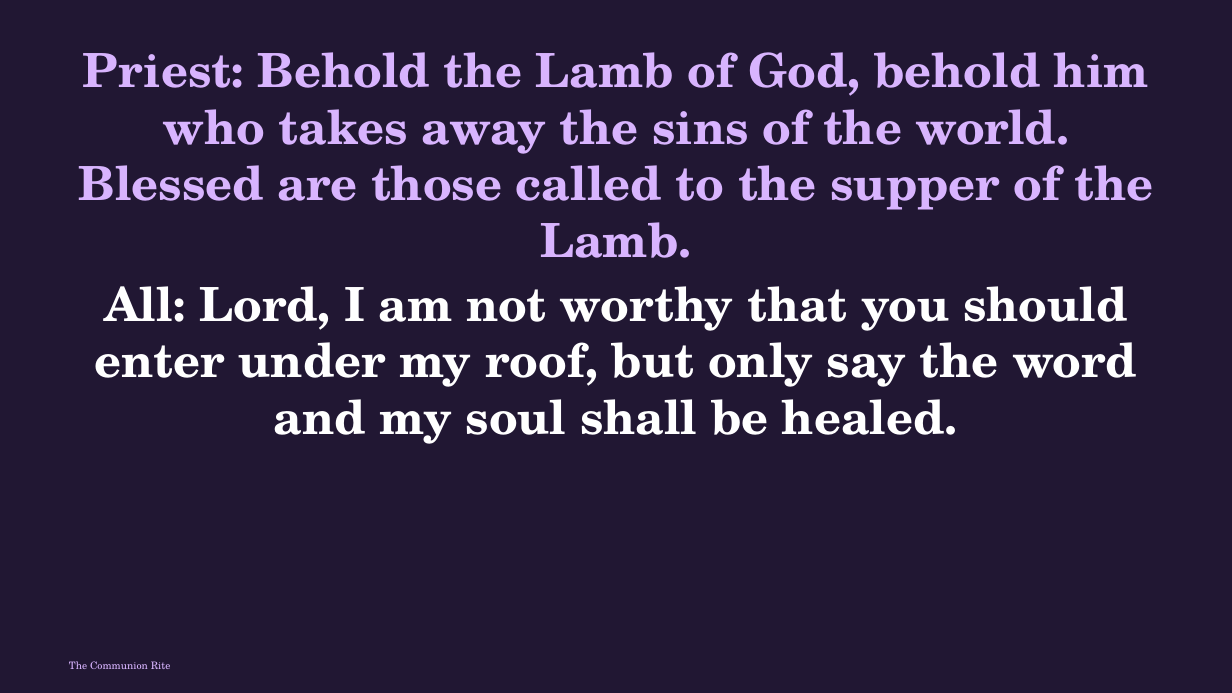
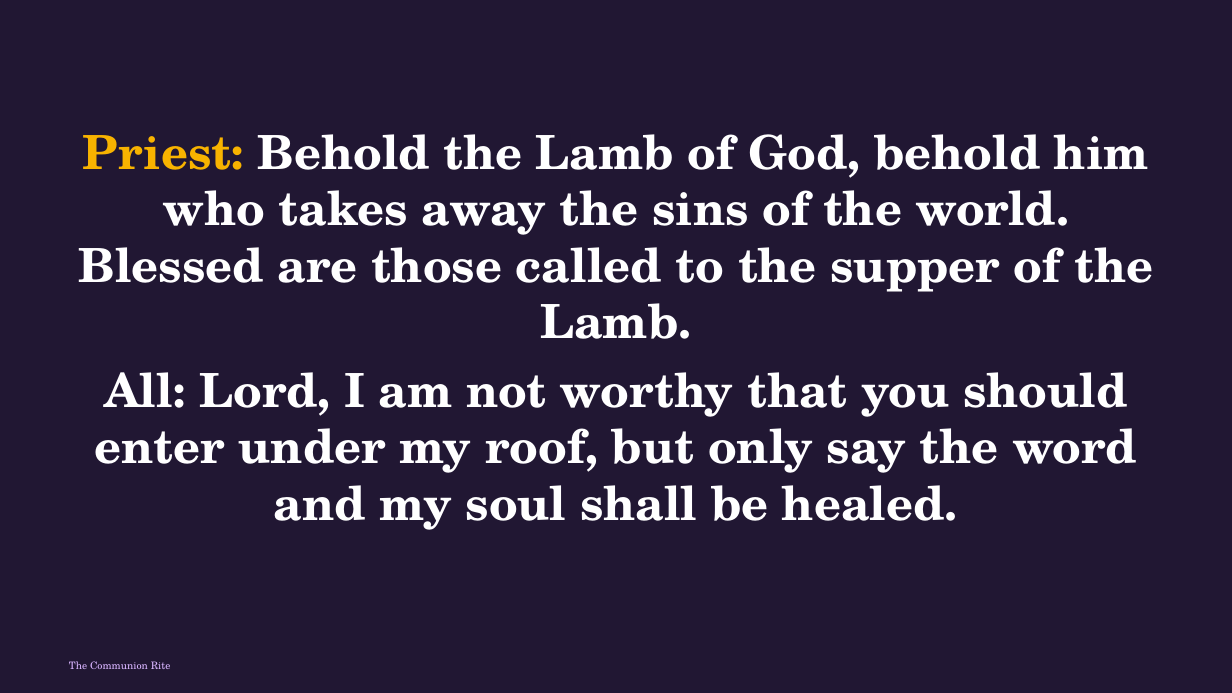
Before and after one commit to divinogabriel9/verbum, a slide deck: slide 51 of outputs/GFCC7Jun2026_TheSolemnityoftheMostHolyBodyandBloodofChrist.pptx (slide 57 before the commit). Drawn at 1232x693 pixels with LibreOffice and Linux fonts; fonts in the diff are those of the drawing. Boxes give left, top, right and bottom in pixels: in the first picture for what was removed or moved away, otherwise in the second. Text is boxed around its words. In the diff, an @@ line names an element or a change of style, - is before the commit and + after.

```diff
--- a/outputs/GFCC7Jun2026_TheSolemnityoftheMostHolyBodyandBloodofChrist.pptx
+++ b/outputs/GFCC7Jun2026_TheSolemnityoftheMostHolyBodyandBloodofChrist.pptx
@@ text "Priest: Behold the Lamb of ..." at box(78, 134, 1153, 530): text colour #D8B4FE to #F8B300 in "Priest:"; text colour #D8B4FE to #FFFFFF in "Behold the Lamb of God, behold him ..."; more space between paragraphs; vertical alignment top to middle @@
```
Also in this commit, not shown: 8 other slides changed, 6 slides removed, 18 other files.
